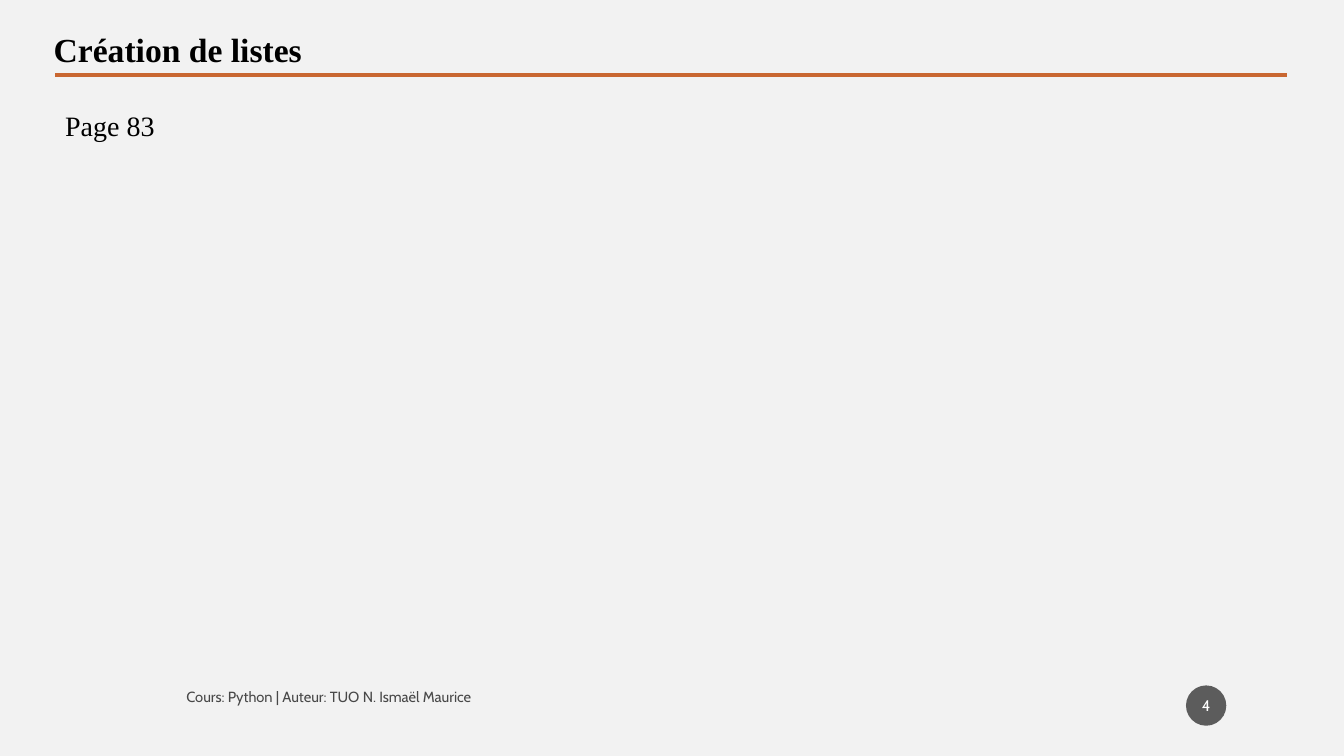
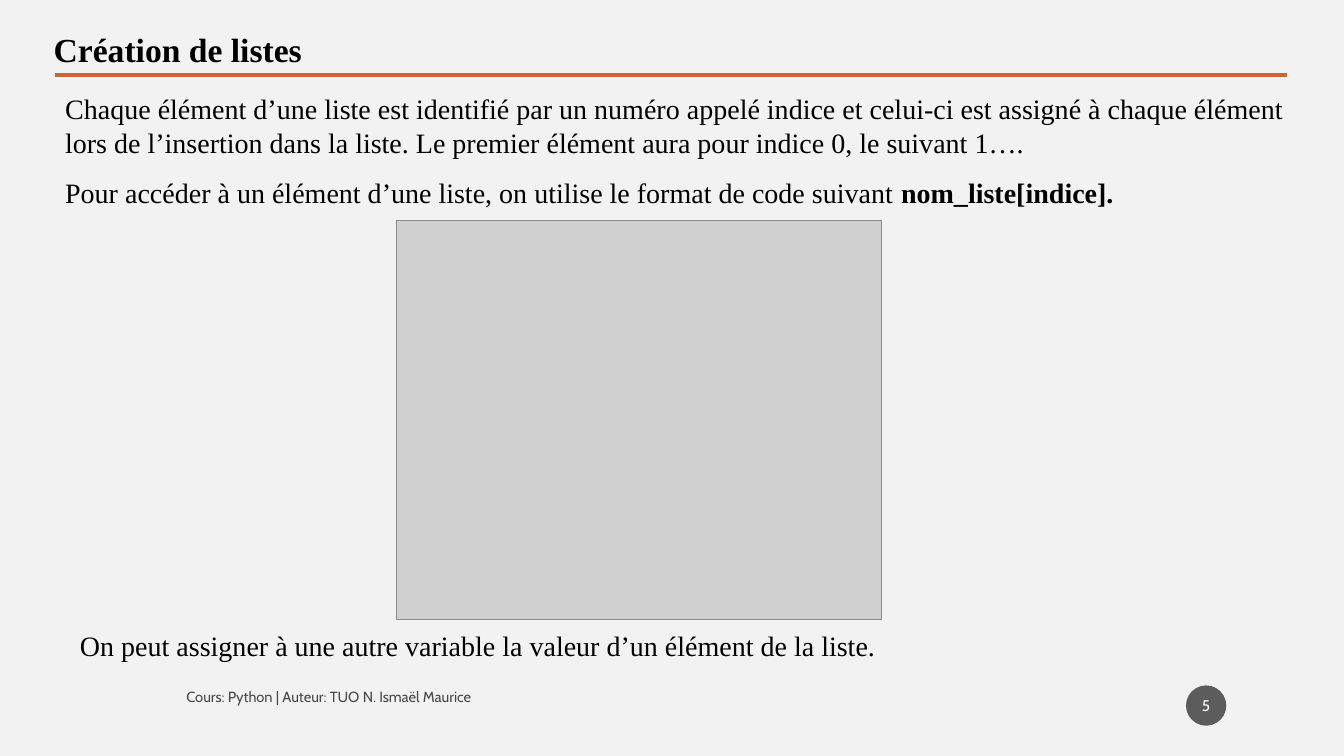
Before and after one commit to tisma95/cours-python, a slide deck: slide 5 of source/Chapitre 9 - Les listes.pptx (slide 4 before the commit). Drawn at 1344x756 pixels with LibreOffice and Linux fonts; fonts in the diff are those of the drawing; grey boxes stand for pictures. Boxes give left, top, right and bottom in pixels: in the first picture for what was removed or moved away, otherwise in the second. Text is boxed around its words. In the diff, an @@ line names an element or a change of style, - is before the commit and + after.

Commit message:
Feat (chp9): Chapitre sur les liste

```diff
--- a/source/Chapitre 9 - Les listes.pptx
+++ b/source/Chapitre 9 - Les listes.pptx
@@ text at (65,99,1283,158): text changed @@
-Page 83
+Chaque élément d’une liste est identifié par un numéro appelé indice et celui-ci est assigné à chaque élément lors de l’insertion dans la liste. Le premier élément aura pour indice 0, le suivant 1….
@@ text added at (65,183,1113,207), 20 pt, text #000000 @@
+Pour accéder à un élément d’une liste, on utilise le format de code suivant nom_liste[indice].
@@ picture added at (396,221,881,620) @@
@@ text added at (80,636,875,661), 20 pt, text #000000 @@
+On peut assigner à une autre variable la valeur d’un élément de la liste.
@@ page number at (1202,700,1210,711): text changed @@
-4
+5
```
Also in this commit, not shown: 3 other slides changed, 2 slides added, 1 other file.
